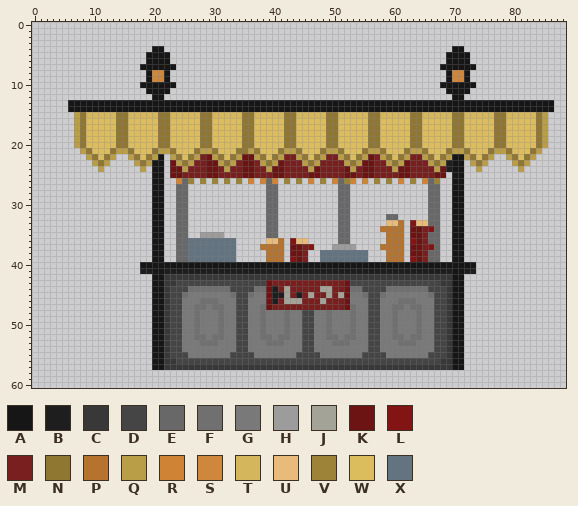
Two states of a sprite sheet, Assets/tarik/cizimler/Base/ANABASE/yemekStand.png. The picture above was drawn from the file before the commit.
The file is 89x61 pixels. Colours within 5 levels of each other are drawn and written as one.
Palette (. is transparent): A #161616  B #1e1e1e  C #383838  D #454545  E #686868  F #707070  G #797979  H #9c9c9c  J #a4a398  K #6c1414  L #821414  M #791f1f  N #8f7731  P #b6732e  Q #ba9d47  R #cf8335  S #cf873d  T #d4b65d  U #e9bb7a  V #9c8337  W #dcbd5e  X #637380
And afterwards:
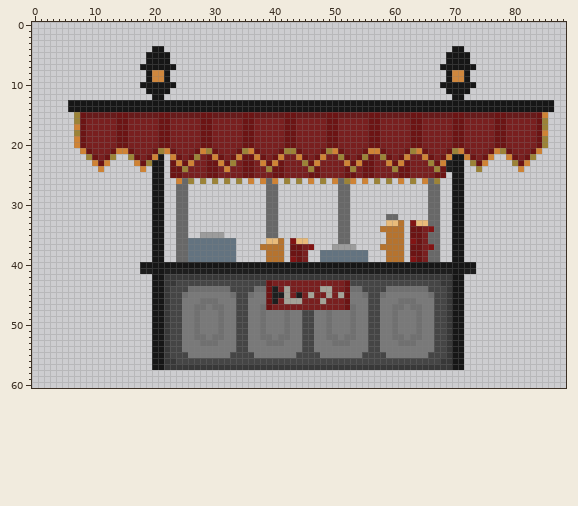
Commit: yemek stand yeni renk
Edits made:
colour T: #d4b65d -> #681a1a
y 15: x 7..8 QN -> VK; x 14..15 NN -> KK; x 21..22 NN -> KK; x 28..29 NN -> KK; x 35..36 NN -> KK; x 42..43 NN -> KK; x 49..50 NN -> KK; x 56..57 NN -> KK; x 63..64 NN -> KK; x 70..71 NN -> KK; x 77..78 NN -> KK; x 84..85 NQ -> KR
y 16: x 7..85 QNWWWWWNNWWWWWNNWWWWWNNWWWWWNNWWWWWNNWWWWWNNWWWWWNNWWWWWNNWWWWWNNWWWWWNNWWWWWNQ -> VKMMMMMKKMMMMMKKMMMMMKKMMMMMKKMMMMMKKMMMMMKKMMMMMKKMMMMMKKMMMMMKKMMMMMKKMMMMMKV
y 17: x 7..85 QNWWWWWNNWWWWWNNWWWWWNNWWWWWNNWWWWWNNWWWWWNNWWWWWNNWWWWWNNWWWWWNNWWWWWNNWWWWWNQ -> RKMMMMMKKMMMMMKKMMMMMKKMMMMMKKMMMMMKKMMMMMKKMMMMMKKMMMMMKKMMMMMKKMMMMMKKMMMMMKV
y 18: x 7..85 QNWWWWWNNWWWWWNNWWWWWNNWWWWWNNWWWWWNNWWWWWNNWWWWWNNWWWWWNNWWWWWNNWWWWWNNWWWWWNQ -> VKMMMMMKKMMMMMKKMMMMMKKMMMMMKKMMMMMKKMMMMMKKMMMMMKKMMMMMKKMMMMMKKMMMMMKKMMMMMKR
y 19..20: x 7..85 QNWWWWWNNWWWWWNNWWWWWNNWWWWWNNWWWWWNNWWWWWNNWWWWWNNWWWWWNNWWWWWNNWWWWWNNWWWWWNQ -> RKMMMMMKKMMMMMKKMMMMMKKMMMMMKKMMMMMKKMMMMMKKMMMMMKKMMMMMKKMMMMMKKMMMMMKKMMMMMKV
y 21: x 8..84 QNWWWNQQNWWWNQQNWWWNQQNWWWNNQNWWWNQQNWWWNQQNWWWNQQNWWWNQQNWWWNQQNWWWNQQNWWWNQ -> RKMMMKRRKMMMKVRKMMMKRVKMMMKVRKMMMKVVKMMMKVRKMMMKRRKMMMKVRKMMMKVRKMMMKRVKMMMKR
y 22: x 9..13 QNWNQ -> VKMKV; x 16..20 QNWNQ -> VKMKR; x 23..27 QNWNQ -> RKMKV; x 30..34 QNWNQ -> RKMKR; x 37..41 QNWNQ -> RKMKR; x 44..48 QNWNQ -> RKMKR; x 51..55 QNWNQ -> VKMKV; x 58..62 QNWNQ -> VKMKR; x 65..69 QNWNQ -> RKMKR; x 72..76 QNWNQ -> RKMKR; x 79..83 QNWNQ -> RKMKV
y 23: x 10..12 QNQ -> RKR; x 17..19 QNQ -> RKV; x 24..26 QNQ -> RKR; x 31..33 QNQ -> RKV; x 38..40 QNQ -> RKR; x 45..47 QNQ -> VKR; x 52..54 QNQ -> RKR; x 59..61 QNQ -> RKR; x 66..68 QNQ -> VKR; x 73..75 QNQ -> VKR; x 80..82 QNQ -> VKR
y 24: x 11 Q -> R; x 18 Q -> R; x 25 Q -> V; x 32 Q -> R; x 39 Q -> V; x 46 Q -> V; x 53 Q -> V; x 60 Q -> V; x 67 Q -> V; x 74 Q -> V; x 81 Q -> R
